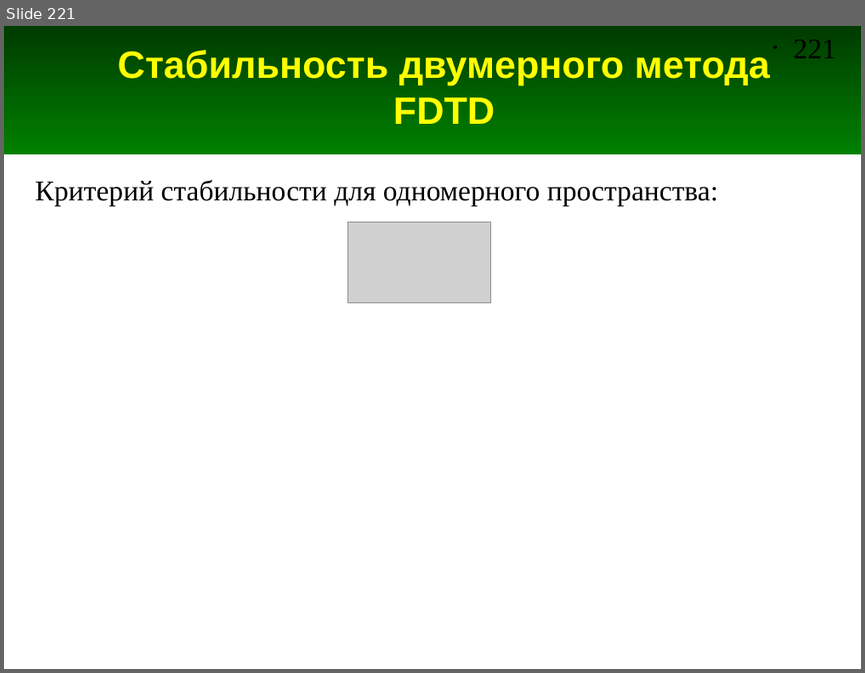
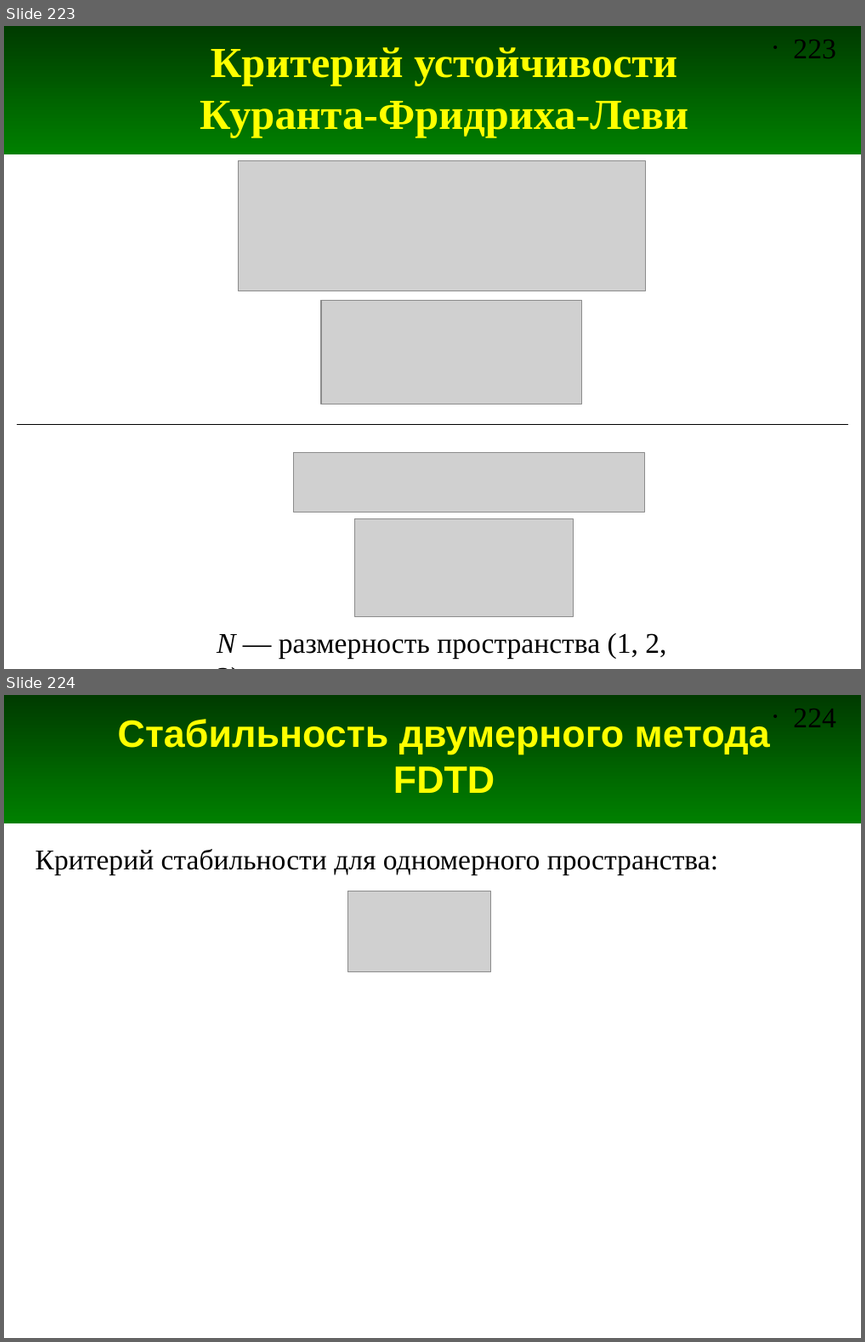
Before and after one commit to andris0147sv/modelling, a slide deck: presentations/2. FDTD.odp. Shown one above the other, each under a label of ours: slide 221 before the commit, slides 223 and 224 after it. The pictures are 865x673 and 865x1342 pixels, drawn with LibreOffice and Linux fonts; fonts in the diff are those of the drawing; grey boxes stand for pictures. Boxes give left, top, right and bottom in pixels: in the first picture for what was removed or moved away, otherwise in the second. Text is boxed around its words. In the diff, an @@ line names an element or a change of style, - is before the commit and + after.

```diff
--- a/presentations/2. FDTD.odp
+++ b/presentations/2. FDTD.odp
@@ slide 223 added at box(4, 26, 861, 669), background #FFFFFF; not listed: 2 template elements that a slide beside it also shows @@
@@ title added at box(200, 47, 688, 137), 36 pt, text #FFFF00, bold @@
+Критерий устойчивости
+Куранта-Фридриха-Леви
@@ picture added at box(238, 160, 645, 290) @@
@@ picture added at box(321, 301, 581, 404) @@
@@ line added from (18, 425) to (847, 425), #000000 0 pt @@
@@ picture added at box(294, 453, 645, 512) @@
@@ picture added at box(354, 519, 573, 617) @@
@@ text added at box(216, 633, 666, 658), 24 pt, text #000000 @@
+N — размерность пространства (1, 2, 3)
@@ what was slide 221 is now slide 224 @@
@@ page number at box(793, 709, 835, 727): text changed @@
-• 221
+• 224
```
Also in this commit, not shown: 4 slides changed, 2 other slides added, 3 other files.
